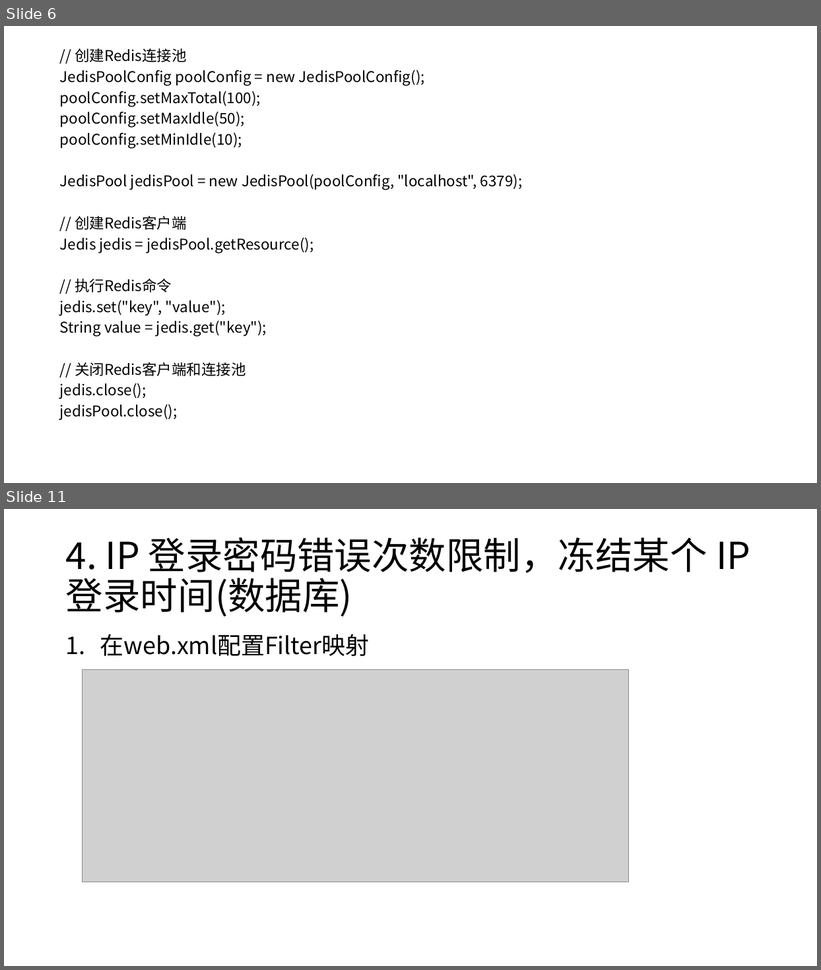
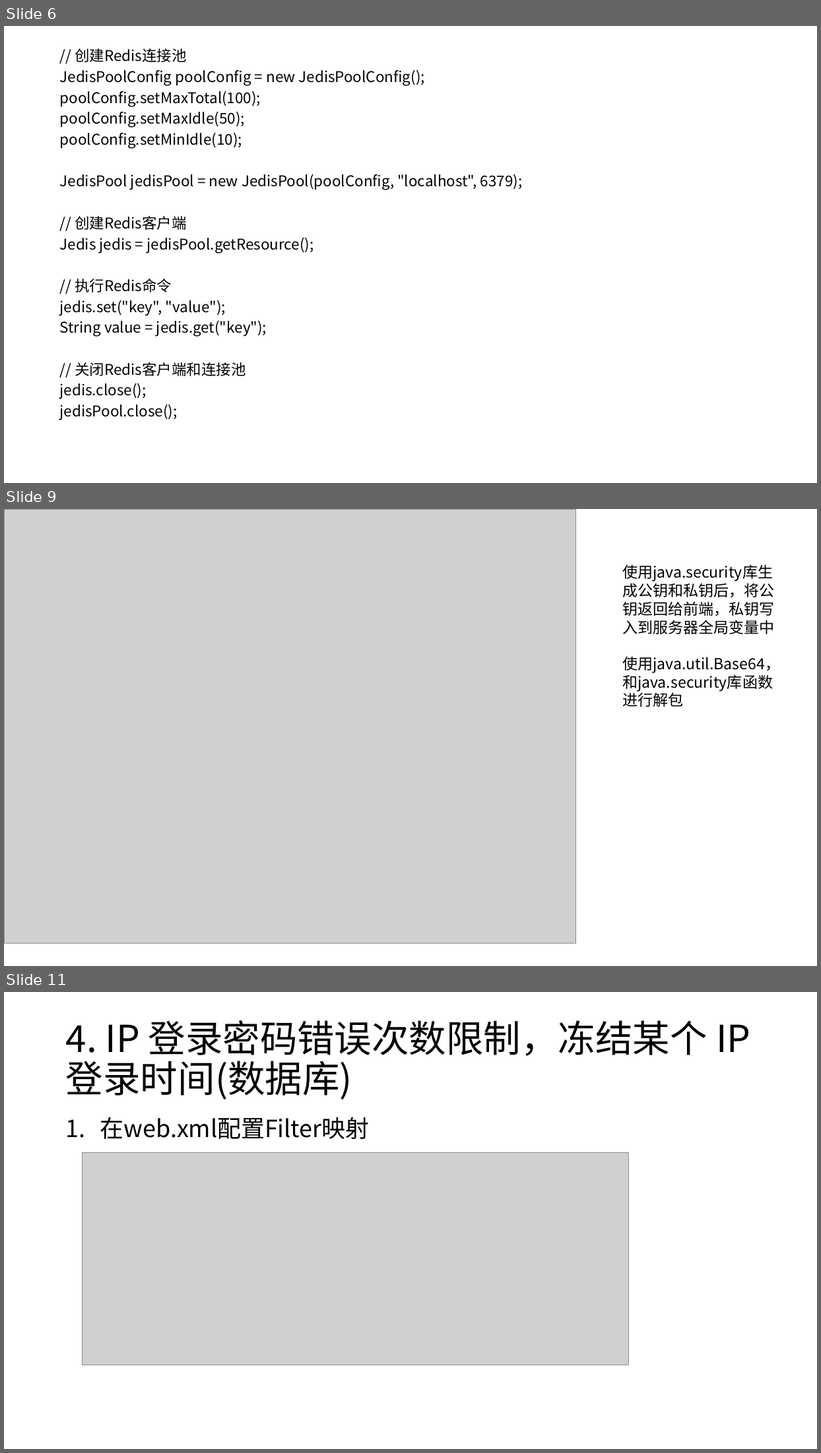
Before and after one commit to dodamce/MangeSystem, a slide deck: 网络安全课程设计/网络安全答辩.pptx. Shown one above the other, each under a label of ours: slides 6 and 11 before the commit, slides 6, 9 and 11 after it; the slides between them are not shown. The pictures are 821x970 and 821x1453 pixels, drawn with LibreOffice and Linux fonts; fonts in the diff are those of the drawing; grey boxes stand for pictures. Boxes give left, top, right and bottom in pixels: in the first picture for what was removed or moved away, otherwise in the second. Text is boxed around its words. In the diff, an @@ line names an element or a change of style, - is before the commit and + after.

```diff
--- a/网络安全课程设计/网络安全答辩.pptx
+++ b/网络安全课程设计/网络安全答辩.pptx
@@ slide 9 added at [4,509,817,966], background #FFFFFF @@
@@ picture added at [4,509,576,944] @@
@@ text added at [622,564,780,691], 18 pt, text #000000 @@
+使用java.security库生成公钥和私钥后，将公钥返回给前端，私钥写入到服务器全局变量中
+使用java.util.Base64，和java.security库函数进行解包
```
Also in this commit, not shown: 1 slide changed, 2 other slides added, 3 slides removed.
